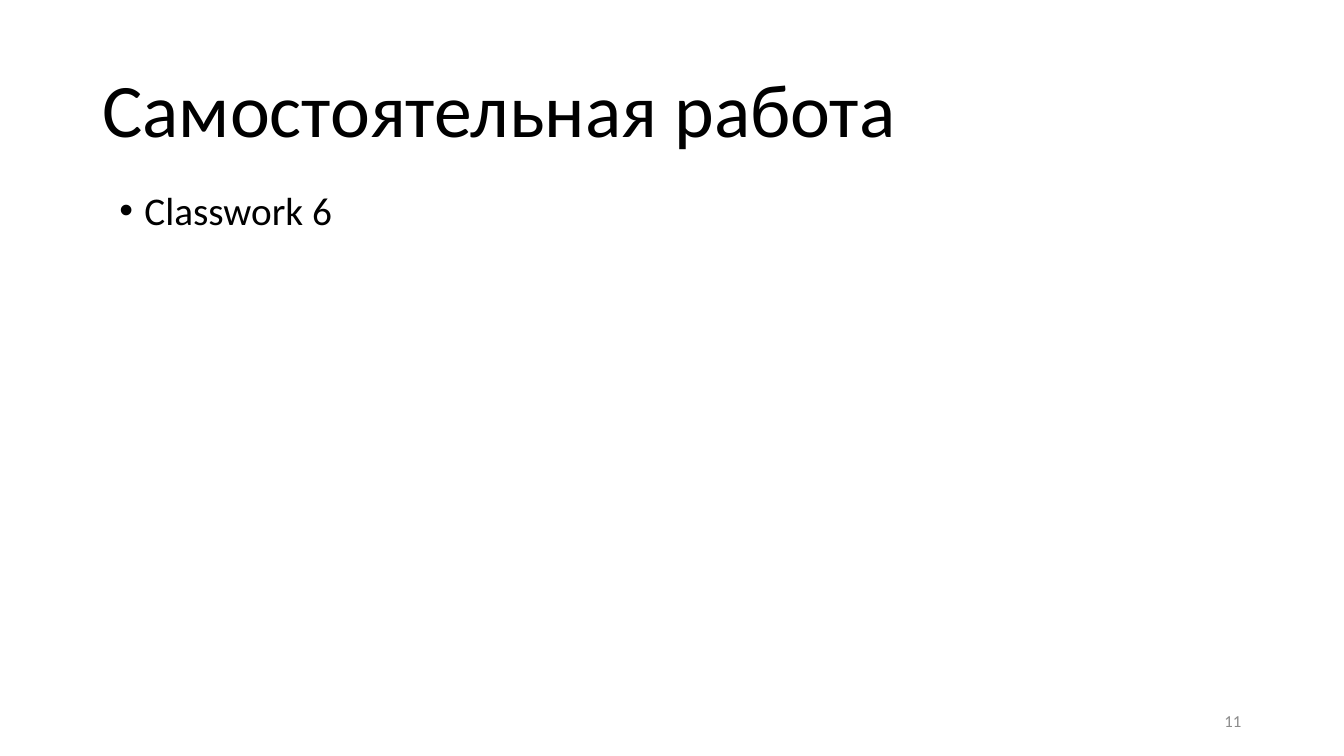
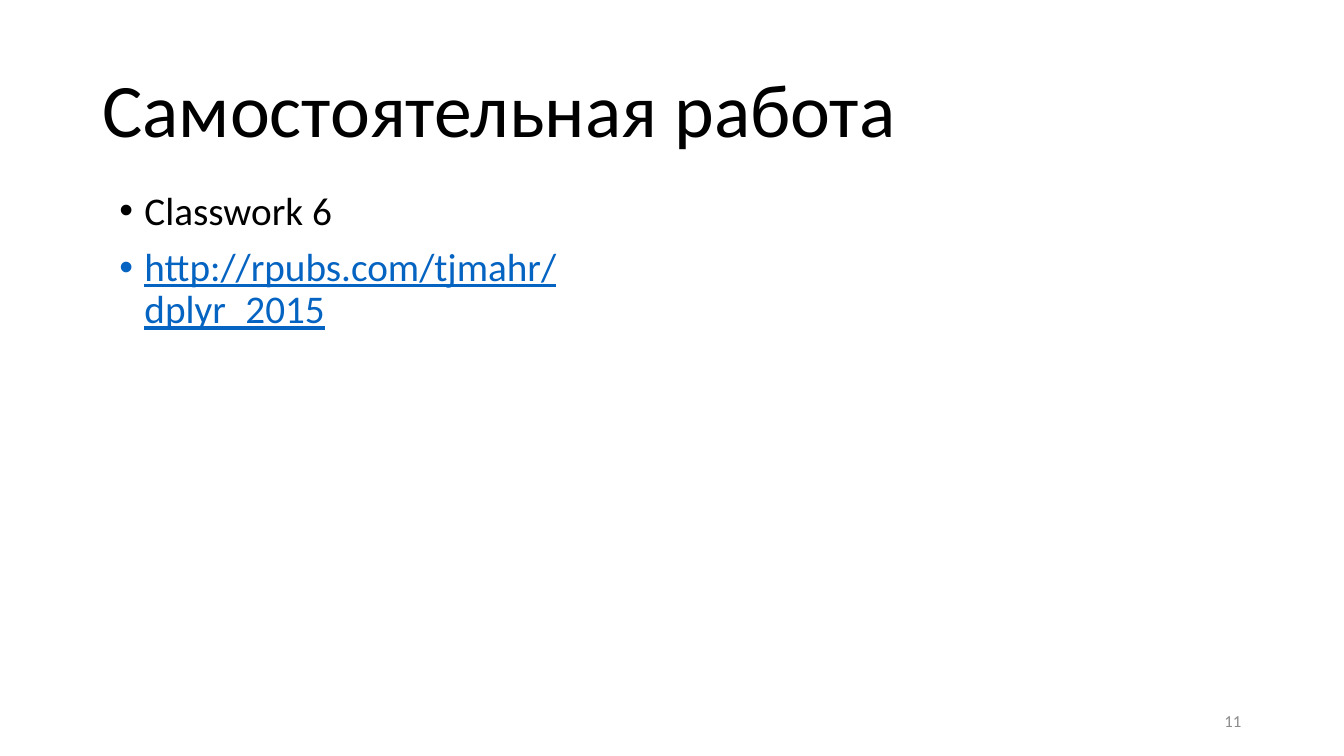
Before and after one commit to SergeyMirvoda/MD-DA-2018, a slide deck: slide 11 of 4.2 Преобразование данных.pptx. Drawn at 1344x756 pixels with LibreOffice and Linux fonts; fonts in the diff are those of the drawing. Boxes give left, top, right and bottom in pixels: in the first picture for what was removed or moved away, otherwise in the second. Text is boxed around its words. In the diff, an @@ line names an element or a change of style, - is before the commit and + after.

```diff
--- a/4.2 Преобразование данных.pptx
+++ b/4.2 Преобразование данных.pptx
@@ text at bbox=[144, 253, 556, 330]: paragraph added @@
+• http://rpubs.com/tjmahr/dplyr_2015
```
Also in this commit, not shown: 1 other file.
